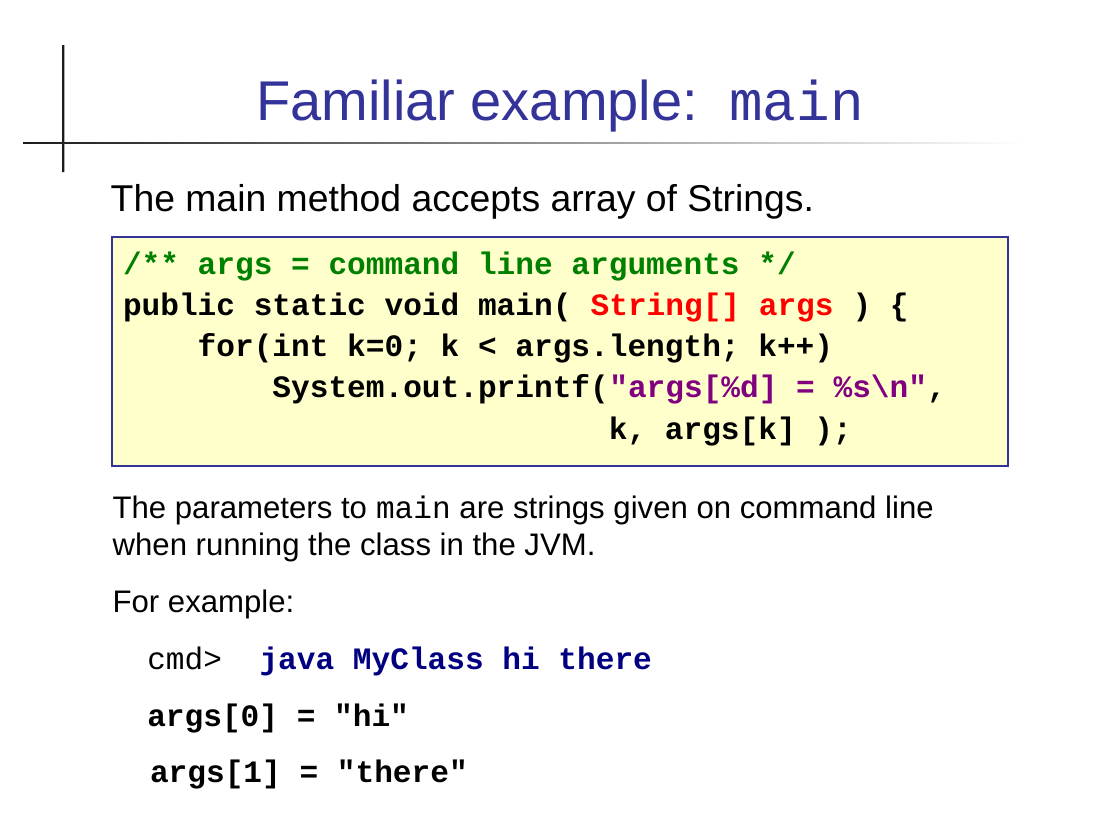
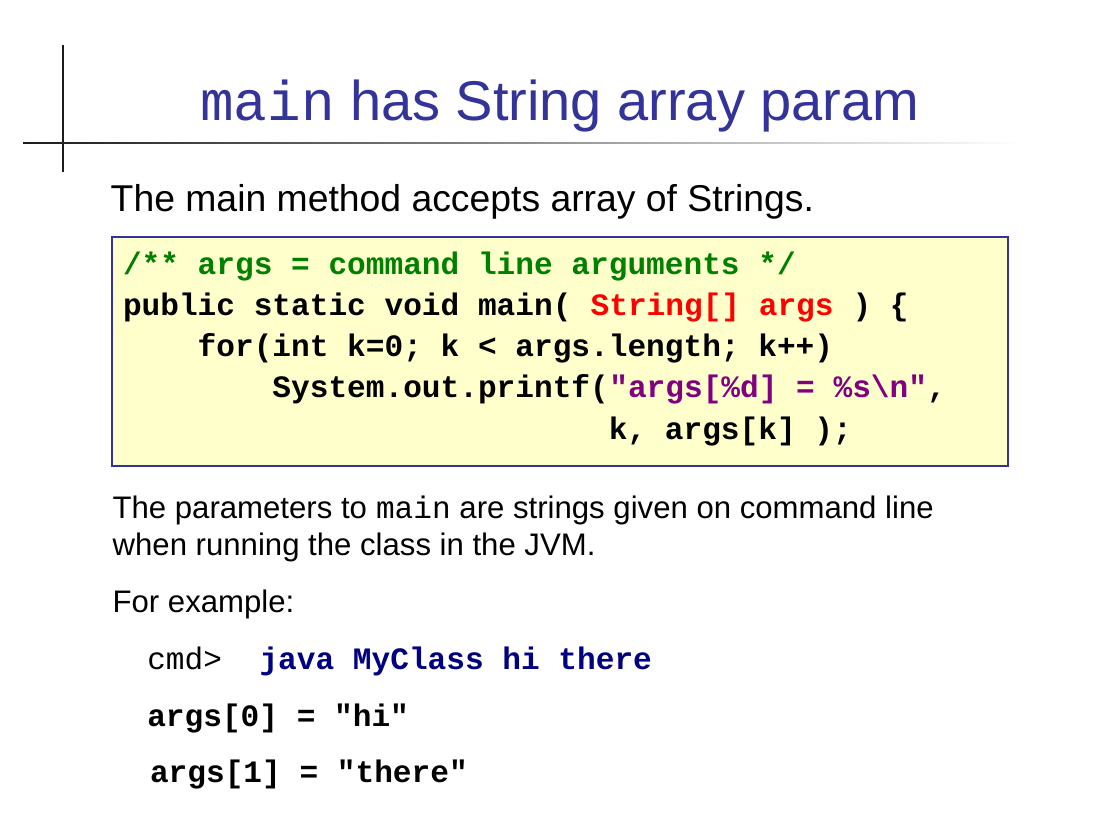
Before and after one commit to cpske/programming1, a slide deck: slide 19 of java-basics/17-Arrays.ppt. Drawn at 1120x840 pixels with LibreOffice and Linux fonts; fonts in the diff are those of the drawing. Boxes give left, top, right and bottom in pixels: in the first picture for what was removed or moved away, otherwise in the second. Text is boxed around its words. In the diff, an @@ line names an element or a change of style, - is before the commit and + after.

Commit message:
arrays and git material

```diff
--- a/java-basics/17-Arrays.ppt
+++ b/java-basics/17-Arrays.ppt
@@ title at <box>200,79,920,130</box>: text changed @@
-Familiar example: main
+main has String array param
```
Also in this commit, not shown: 10 other slides changed, 3 other files.
